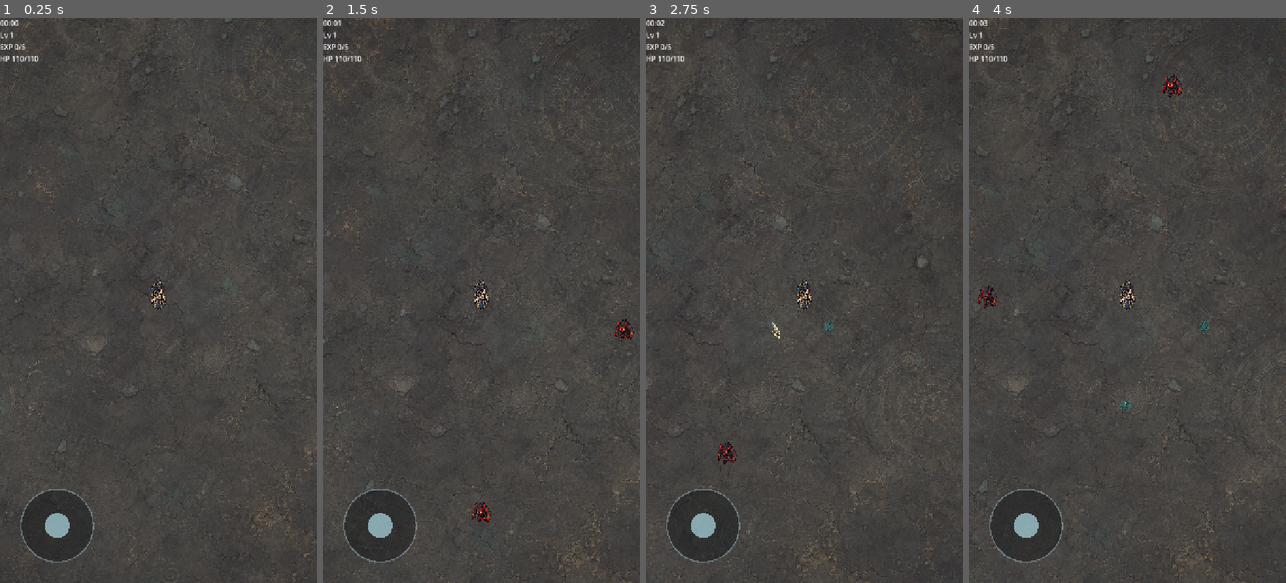
Above: before the commit, frames 1-4 (left to right).
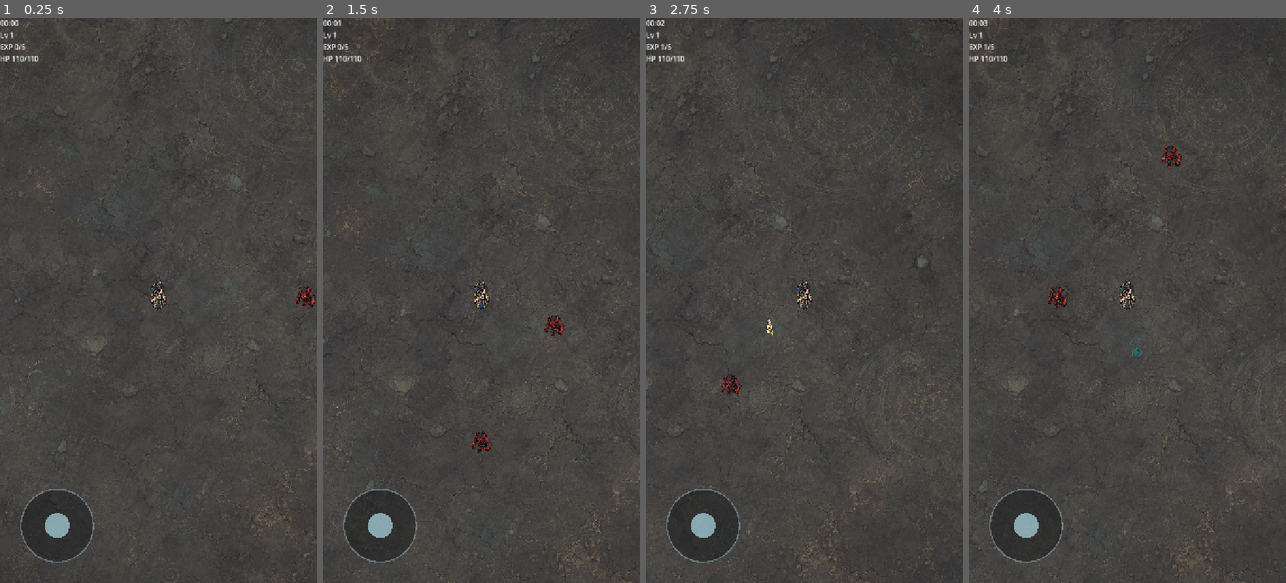
Above: after the commit, the same moments.

Repository: wildyuhao/mobile-roguelite-2d
Game: Godot game, scene res://scenes/boot/Boot.tscn
Same seed, same stepped clock (60 frames per second), same inputs: the game is played once before the commit and once after it.
Inputs (mouse positions are in pixels of both pictures, inside the frame that each line leads up to):
- Up to frame 1 (0.25 s): no input
- Up to frame 2 (1.5 s): drag from (380, 526) to (513, 176) at 0.52 s; drag from (418, 328) to (567, 328) at 1.27 s
- Up to frame 3 (2.75 s): move the mouse to (836, 176) at 2.02 s; hold D from 2.03 s (still down)
- Up to frame 4 (4 s): release D at 2.75 s; drag from (1111, 413) to (1032, 215) at 2.77 s; move the mouse to (1222, 385) at 3.52 s; hold A from 3.53 s (still down)

The runs differ from the first frame. In frame 1, 0.1% of the frame differs, in the area x 93-100%, y 47-52%; in frame 2, 0.5%; in frame 3, 0.3%; in frame 4, 0.6%, in the area x 2-76%, y 4-70%.

Commit message:
fix: keep early combat pressure active

Diff:
--- a/data/waves/first_run.json
+++ b/data/waves/first_run.json
@@ -3,6 +3,36 @@
     "time": 0,
     "enemy_id": "basic_demon",
     "spawn_count": 4,
+    "spawn_interval": 1.2
+  },
+  {
+    "time": 10,
+    "enemy_id": "basic_demon",
+    "spawn_count": 4,
+    "spawn_interval": 1.0
+  },
+  {
+    "time": 20,
+    "enemy_id": "basic_demon",
+    "spawn_count": 5,
+    "spawn_interval": 0.9
+  },
+  {
+    "time": 30,
+    "enemy_id": "basic_demon",
+    "spawn_count": 5,
+    "spawn_interval": 0.8
+  },
+  {
+    "time": 40,
+    "enemy_id": "basic_demon",
+    "spawn_count": 6,
+    "spawn_interval": 0.8
+  },
+  {
+    "time": 50,
+    "enemy_id": "charging_demon",
+    "spawn_count": 2,
     "spawn_interval": 1.2
   },
   {
--- a/scenes/game/Game.tscn
+++ b/scenes/game/Game.tscn
@@ -31,6 +31,7 @@
 [node name="EnemyDirector" type="Node" parent="."]
 script = ExtResource("5")
 enemy_scene = ExtResource("3")
+spawn_radius = 360.0
 
 [node name="ExperienceSystem" type="Node" parent="."]
 script = ExtResource("6")
--- a/scripts/core/game_loop.gd
+++ b/scripts/core/game_loop.gd
@@ -149,12 +149,22 @@
 		experience_system.add_experience(experience_value)
 		return
 
+	call_deferred("_spawn_experience_pickup", enemy_position, experience_value)
+
+func _spawn_experience_pickup(enemy_position: Vector2, experience_value: int) -> void:
+	if experience_pickup_scene == null:
+		if experience_system != null and experience_system.has_method("add_experience"):
+			experience_system.add_experience(experience_value)
+		return
+
 	var pickup = experience_pickup_scene.instantiate()
 	add_child(pickup)
 	pickup.global_position = enemy_position
-	pickup.configure(experience_value)
+	if pickup.has_method("configure"):
+		pickup.configure(experience_value)
 	configure_pickup_collection_radius(pickup)
-	pickup.collected.connect(experience_system.add_experience)
+	if experience_system != null and pickup.has_signal("collected") and experience_system.has_method("add_experience"):
+		pickup.collected.connect(experience_system.add_experience)
 
 func record_enemy_defeat(payload: Dictionary) -> Dictionary:
 	if run_ended:
--- a/tests/test_game_database.gd
+++ b/tests/test_game_database.gd
@@ -15,8 +15,24 @@
 	runner.assert_true(db.has_enemy("basic_demon"), "database should include basic_demon")
 	runner.assert_true(db.get_upgrades().size() >= 6, "database should include at least six upgrades")
 	runner.assert_true(db.get_wave_events().size() >= 2, "database should include wave events")
+	_assert_early_wave_pressure(runner, db.get_wave_events())
 	runner.assert_true(db.has_method("get_weapons"), "database should expose all weapons")
 	runner.assert_true(db.has_method("get_enemies"), "database should expose all enemies")
 	runner.assert_true(db.get_weapons().size() >= 4, "vertical slice should include at least four weapons")
 	runner.assert_true(db.get_enemies().size() >= 5, "vertical slice should include four enemies and one boss")
 	runner.assert_true(db.get_equipment().size() >= 6, "vertical slice should include six equipment items")
+
+func _assert_early_wave_pressure(runner, wave_events: Array[Dictionary]) -> void:
+	var first_minute_times: Array[float] = []
+	for event in wave_events:
+		var event_time := float(event.get("time", 9999.0))
+		if event_time <= 60.0:
+			first_minute_times.append(event_time)
+	first_minute_times.sort()
+
+	runner.assert_true(first_minute_times.size() >= 6, "first minute should include enough enemy waves to keep combat active")
+	if first_minute_times.size() < 2:
+		return
+	for index in range(1, first_minute_times.size()):
+		var gap := first_minute_times[index] - first_minute_times[index - 1]
+		runner.assert_true(gap <= 12.0, "first-minute enemy wave gap should not exceed 12 seconds")
--- a/tests/test_game_loop_summary.gd
+++ b/tests/test_game_loop_summary.gd
@@ -64,6 +64,20 @@
 	extends Node
 
 	var last_bonus: float = -1.0
+
+	func set_collection_radius_bonus(bonus: float) -> void:
+		last_bonus = bonus
+
+class FakeExperiencePickup:
+	extends Node2D
+
+	signal collected(amount: int)
+
+	var configured_value: int = 0
+	var last_bonus: float = -1.0
+
+	func configure(value: int) -> void:
+		configured_value = value
 
 	func set_collection_radius_bonus(bonus: float) -> void:
 		last_bonus = bonus
@@ -275,6 +289,21 @@
 		runner.assert_near(fake_pickup.last_bonus, 48.0, 0.001, "game loop should pass pickup radius to spawned pickups")
 	else:
 		runner.assert_true(false, "game loop should configure pickup collection radius")
+	if stat_loop.has_method("_spawn_experience_pickup"):
+		var fake_pickup_scene := PackedScene.new()
+		var fake_pickup_source := FakeExperiencePickup.new()
+		runner.assert_eq(fake_pickup_scene.pack(fake_pickup_source), OK, "fake pickup scene should pack for game loop spawn test")
+		fake_pickup_source.free()
+		stat_loop.experience_pickup_scene = fake_pickup_scene
+		stat_loop._spawn_experience_pickup(Vector2(12, 34), 7)
+		var spawned_pickup = stat_loop.get_child(stat_loop.get_child_count() - 1)
+		runner.assert_true(spawned_pickup is FakeExperiencePickup, "game loop should spawn an experience pickup instance")
+		if spawned_pickup is FakeExperiencePickup:
+			runner.assert_eq(spawned_pickup.configured_value, 7, "spawned pickup should receive experience value")
+			runner.assert_eq(spawned_pickup.global_position, Vector2(12, 34), "spawned pickup should appear at enemy position")
+			runner.assert_near(spawned_pickup.last_bonus, 48.0, 0.001, "spawned pickup should receive pickup radius bonus")
+	else:
+		runner.assert_true(false, "game loop should expose safe experience pickup spawn helper")
 	if stat_loop.has_method("_show_runtime_upgrade_feedback"):
 		stat_loop._show_runtime_upgrade_feedback({
 			"id": "weapon_damage_1",
--- a/tests/test_game_scene_composition.gd
+++ b/tests/test_game_scene_composition.gd
@@ -14,5 +14,8 @@
 	var ground = game.get_node_or_null("Ground")
 	if ground != null:
 		runner.assert_true(ground.get("texture") != null, "ground sprite should have a texture")
+	var enemy_director = game.get_node_or_null("EnemyDirector")
+	if enemy_director != null:
+		runner.assert_true(float(enemy_director.get("spawn_radius")) <= 360.0, "main scene enemy spawn radius should keep early monsters visible on mobile")
 
 	game.free()
Not shown, added: docs/superpowers/specs/2026-07-09-early-combat-pressure-design.md
